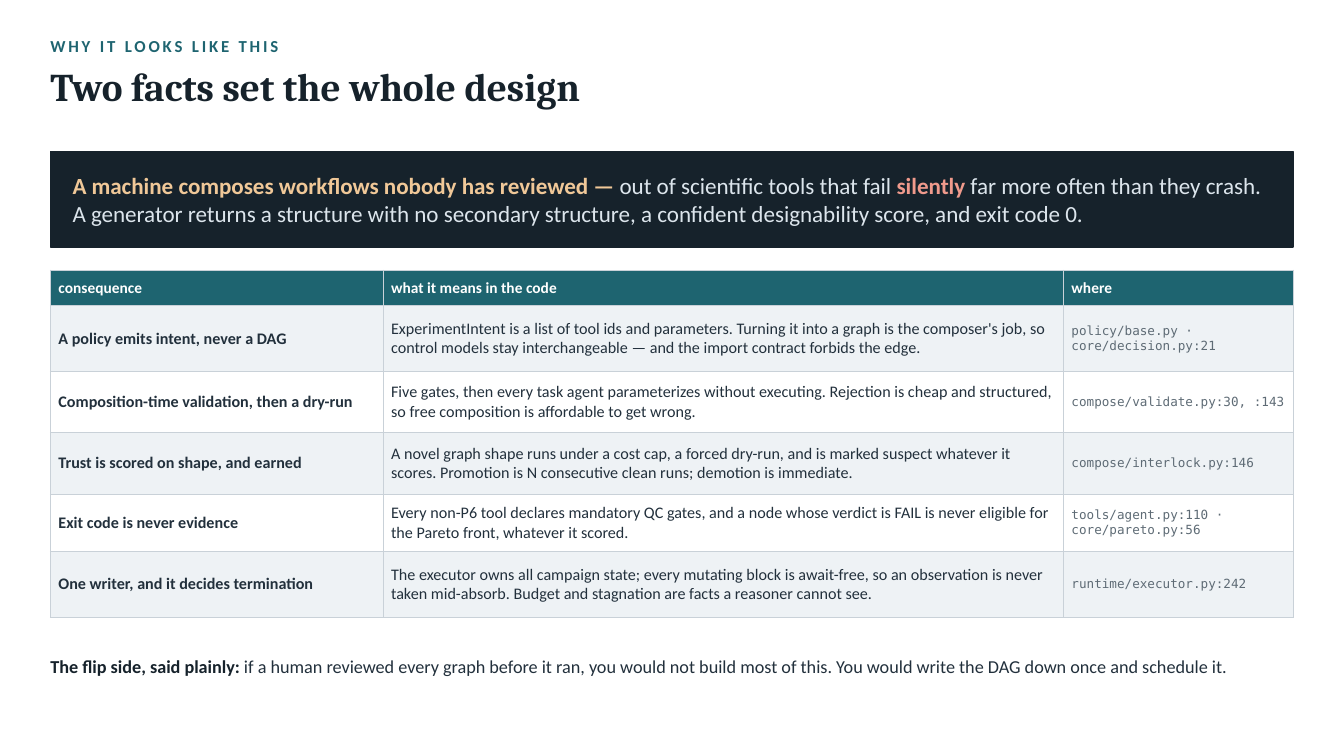
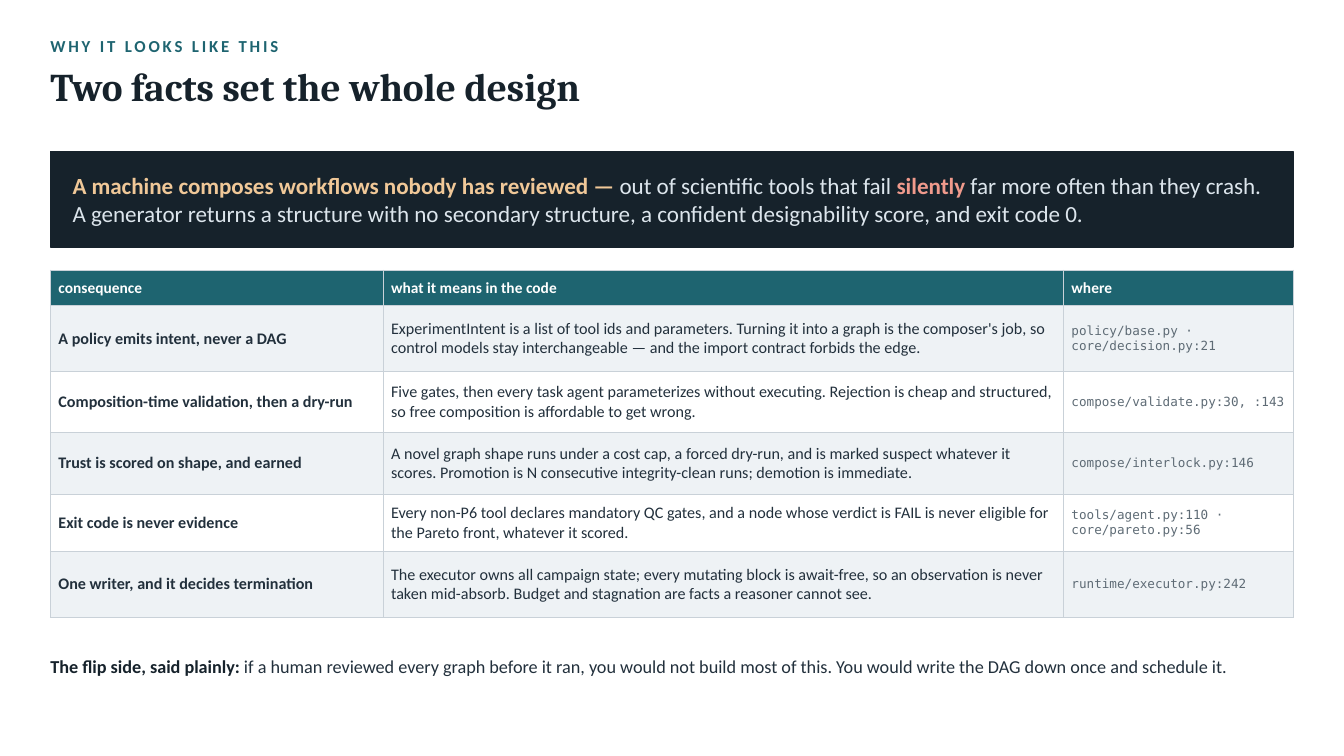
Before and after one commit to radical-collaboration/IMPRESS, a slide deck: slide 3 of agent/slides/impress-a-codewalk.pptx. Drawn at 1344x756 pixels with LibreOffice and Linux fonts; fonts in the diff are those of the drawing. Boxes give left, top, right and bottom in pixels: in the first picture for what was removed or moved away, otherwise in the second. Text is boxed around its words. In the diff, an @@ line names an element or a change of style, - is before the commit and + after.

```diff
--- a/agent/slides/impress-a-codewalk.pptx
+++ b/agent/slides/impress-a-codewalk.pptx
@@ table at (x1=50, y1=270, x2=1294, y2=606) @@
-row 4, column 2: A novel graph shape runs under a cost cap, a forced dry-run, and is marked suspect whatever it scores. Promotion is N consecutive clean runs; demotion is immediate.
+row 4, column 2: A novel graph shape runs under a cost cap, a forced dry-run, and is marked suspect whatever it scores. Promotion is N consecutive integrity-clean runs; demotion is immediate.
```
Also in this commit, not shown: 5 other slides changed, 6 other files.
